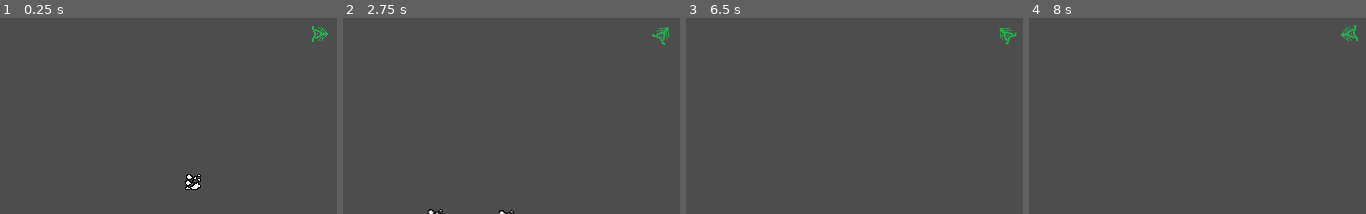
Above: before the commit, frames 1-4 (left to right).
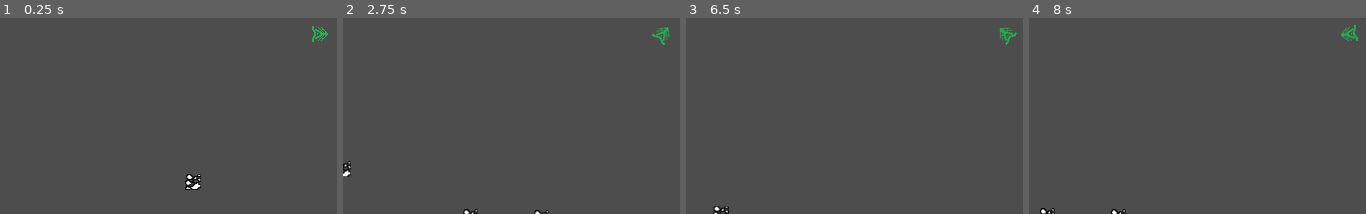
Above: after the commit, the same moments.

Repository: erenliving/UntitledDiggingGame
Game: Godot game, scene res://scenes/main.tscn
Same seed, same stepped clock (60 frames per second), same inputs: the game is played once before the commit and once after it.
Inputs (mouse positions are in pixels of both pictures, inside the frame that each line leads up to):
- Up to frame 1 (0.25 s): no input
- Up to frame 2 (2.75 s): tap Enter at 0.5 s; move the mouse to (outside the picture) at 0.52 s; hold Right (ui_right) 0.53-2.03 s; tap Up (ui_up) at 0.77, 1.52 s; move the mouse to (535, 51) at 1.27 s; tap Space at 2 s; move the mouse to (outside the picture) at 2.02 s; hold Left (ui_left) from 2.03 s (still down)
- Up to frame 3 (6.5 s): move the mouse to (972, 106) at 2.77 s; release Left (ui_left) at 2.78 s; hold Right (ui_right) 2.78-4.28 s; tap Up (ui_up) at 3.02, 3.77, 4.52, 6.02 s; tap Enter at 3.5, 5 s; move the mouse to (outside the picture) at 3.52 s; tap Space at 4.25, 5.75 s; move the mouse to (outside the picture) at 4.27 s; hold Left (ui_left) 4.28-5.03 s; move the mouse to (outside the picture) at 5.02 s; hold Right (ui_right) 5.03-5.78 s; move the mouse to (outside the picture) at 5.77 s; hold Left (ui_left) from 5.78 s (still down)
- Up to frame 4 (8 s): move the mouse to (outside the picture) at 6.52 s; tap Up (ui_up) at 6.77, 7.52 s; move the mouse to (1221, 51) at 7.27 s; release Left (ui_left) at 7.28 s; hold Right (ui_right) from 7.28 s (still down)

The runs differ from the first frame. In frame 1, less than 0.1% of the frame differs, in the area x 55-60%, y 80-88%; in frame 2, 0.4%, in the area x 0-62%, y 72-100%; in frame 3, 0.1%; in frame 4, 0.2%.

Commit message:
Updating gravity to pull towards scene origin

Diff:
--- a/scripts/player.gd
+++ b/scripts/player.gd
@@ -28,6 +28,10 @@
 			velocity.y += gravity * delta
 		else:
 			velocity.y -= gravity * delta
+		if position.x < 0:
+			velocity.x += gravity * delta
+		else:
+			velocity.x -= gravity * delta
 
 	var collision = move_and_collide(velocity * delta)
 	if collision:
